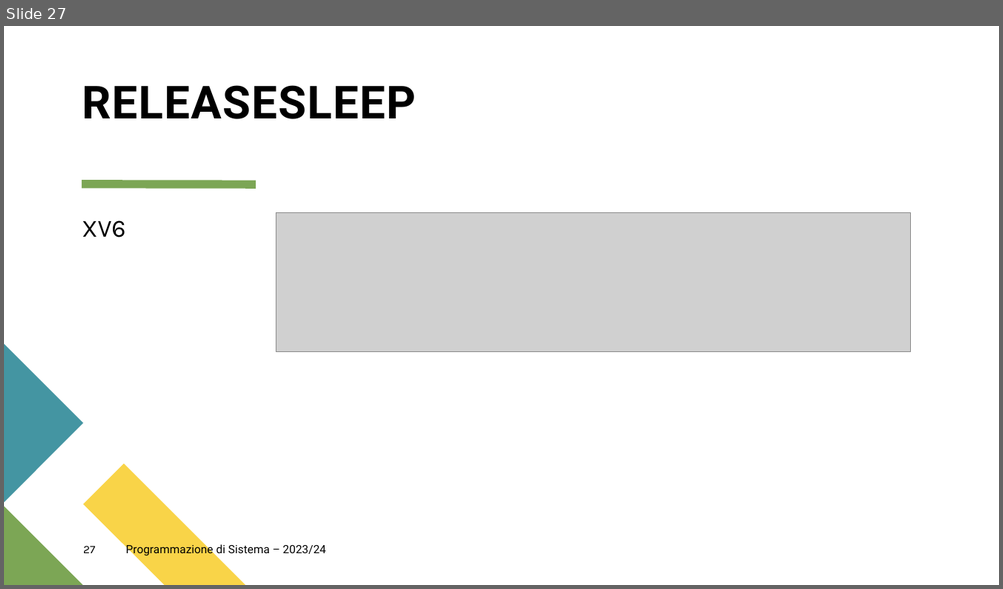
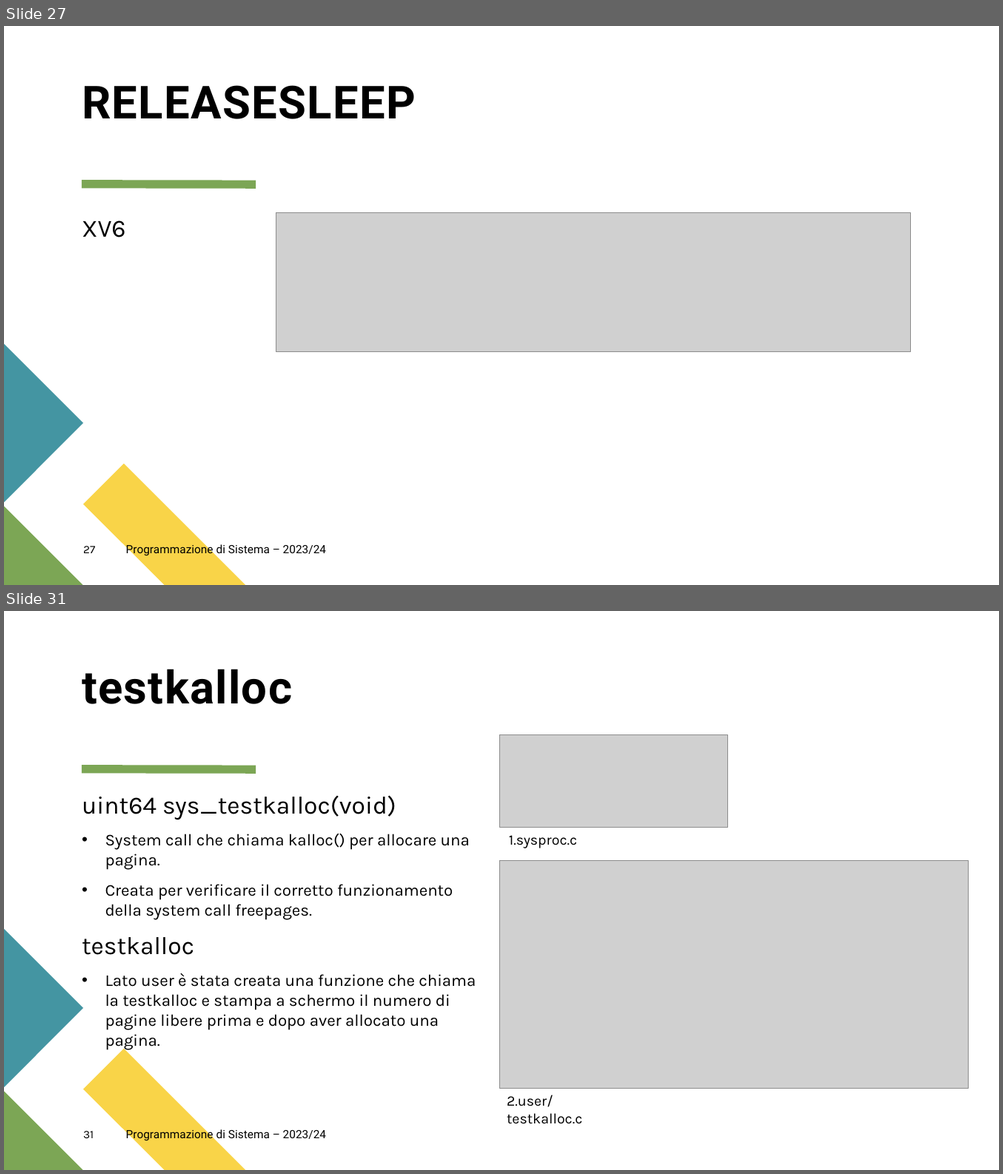
Before and after one commit to Zafonte/OS-project, a slide deck: OS161 Project/PDS.pptx. Shown one above the other, each under a label of ours: slide 27 before the commit, slides 27 and 31 after it; the slides between them are not shown. The pictures are 1003x589 and 1003x1174 pixels, drawn with LibreOffice and Linux fonts; fonts in the diff are those of the drawing; grey boxes stand for pictures. Boxes give left, top, right and bottom in pixels: in the first picture for what was removed or moved away, otherwise in the second. Text is boxed around its words. In the diff, an @@ line names an element or a change of style, - is before the commit and + after.

```diff
--- a/OS161 Project/PDS.pptx
+++ b/OS161 Project/PDS.pptx
@@ slide 31 added at bbox=[4, 611, 999, 1170], background #FFFFFF; not listed: 4 template elements that a slide beside it also shows @@
@@ title added at bbox=[82, 669, 292, 704], 44 pt, text #000000, bold @@
+testkalloc
@@ picture added at bbox=[499, 735, 728, 827] @@
@@ text added at bbox=[82, 795, 475, 1051], 16 pt, text #000000 @@
+uint64 sys_testkalloc(void)
+• System call che chiama kalloc() per allocare una pagina.
+• Creata per verificare il corretto funzionamento della system call freepages.
+testkalloc
+• Lato user è stata creata una funzione che chiama la testkalloc e stampa a schermo il numero di pagine libere prima e dopo aver allocato una pagina.
@@ text added at bbox=[509, 835, 577, 849], 14 pt, text #000000 @@
+1.sysproc.c
@@ picture added at bbox=[499, 861, 968, 1089] @@
@@ text added at bbox=[506, 1095, 582, 1125], 14 pt, text #000000 @@
+2.user/testkalloc.c
@@ page number added at bbox=[83, 1131, 94, 1139], 11 pt, text #000000 @@
+31
@@ text added at bbox=[126, 1128, 326, 1142], 11 pt, text #000000 @@
+Programmazione di Sistema – 2023/24
```
Also in this commit, not shown: 4 other slides added.
